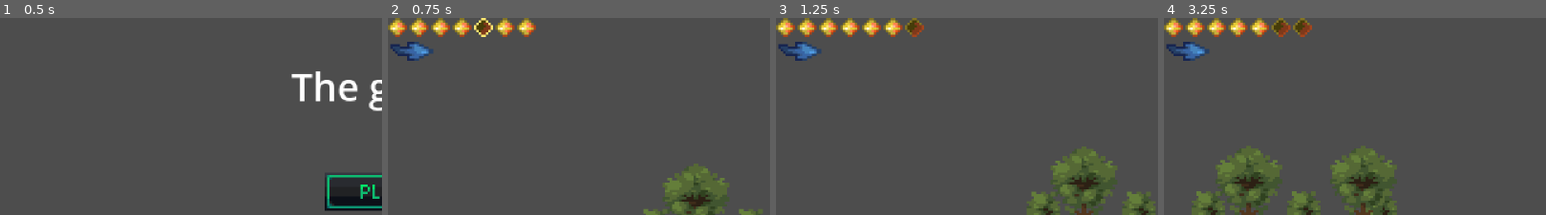
Above: before the commit, frames 1-4 (left to right).
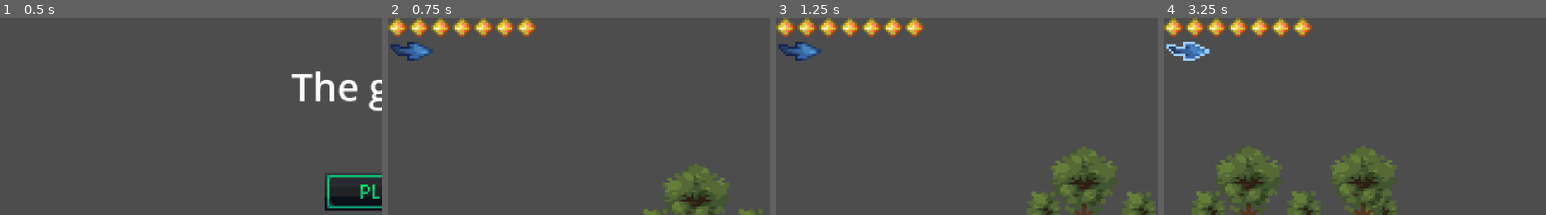
Above: after the commit, the same moments.

Repository: akent24/melonjam
Game: Godot game, scene res://scenes/control.tscn
Same seed, same stepped clock (60 frames per second), same inputs: the game is played once before the commit and once after it.
Inputs (mouse positions are % of the whole screen's width and height, from its top left):
- Up to frame 1 (0.5 s): no input
- Up to frame 2 (0.75 s): click (50, 44) at 0.5 s
- Up to frame 3 (1.25 s): no input
- Up to frame 4 (3.25 s): tap Enter (ui_accept) at 1.25, 1.52, 2.27 s; move the mouse to (72, 49) at 1.27 s; hold D (move_right) 1.28-2.78 s; tap Shift (dash) at 1.35, 2.3, 2.85 s; move the mouse to (30, 60) at 2.02 s; click (30, 60) at 2.1 s; move the mouse to (60, 30) at 2.77 s; hold A (move_left) from 2.78 s (still down)
The pictures show only the part of the screen within x 0-50%, y 0-50%; the shares and areas given below are measured in that part.

Frame 1 is identical in both runs. In frame 2, 0.3% of the frame differs, in the area x 22-28%, y 0-10%; in frame 3, 0.2%; in frame 4, 0.8%, in the area x 0-39%, y 0-22%.

Commit message:
test damage trigger removed

Diff:
--- a/scenes/level.tscn
+++ b/scenes/level.tscn
@@ -91,9 +91,6 @@
 physics_layer_1/collision_mask = 0
 sources/0 = SubResource("TileSetAtlasSource_w7c3h")
 
-[sub_resource type="RectangleShape2D" id="RectangleShape2D_yf5fn"]
-size = Vector2(110, 20)
-
 [node name="level" type="Node2D" unique_id=1709560737]
 script = ExtResource("1_mx8sn")
 
@@ -113,11 +110,3 @@
 position = Vector2(-56, 128)
 
 [node name="UI" parent="." unique_id=1818658930 instance=ExtResource("3_w8frs")]
-
-[node name="Area2D" type="Area2D" parent="." unique_id=1748114871]
-
-[node name="CollisionShape2D" type="CollisionShape2D" parent="Area2D" unique_id=1435481418]
-position = Vector2(104, 136)
-shape = SubResource("RectangleShape2D_yf5fn")
-
-[connection signal="body_entered" from="Area2D" to="CharacterBody2D" method="_on_area_2d_body_entered"]
--- a/scenes/main_hero.tscn
+++ b/scenes/main_hero.tscn
@@ -162,7 +162,7 @@
 "duration": 1.0,
 "texture": SubResource("AtlasTexture_siqv6")
 }],
-"loop": 0,
+"loop": 1,
 "name": &"dash",
 "speed": 13.0
 }, {
--- a/scenes/zombie.gd
+++ b/scenes/zombie.gd
@@ -1,5 +1,2 @@
 extends CharacterBody2D
-
-
-func _on_area_2d_body_entered(body: Node2D) -> void:
-	pass # Replace with function body.
+var damage = 1
--- a/scenes/zombie.tscn
+++ b/scenes/zombie.tscn
@@ -211,4 +211,6 @@
 frame = 2
 frame_progress = 0.31626555
 
+[node name="RayCast2D" type="RayCast2D" parent="." unique_id=192178933]
+
 [connection signal="body_entered" from="Area2D" to="." method="_on_area_2d_body_entered"]
--- a/scripts/main_hero.gd
+++ b/scripts/main_hero.gd
@@ -49,13 +49,12 @@
 			$AnimatedSprite2D.play("idle")
 		else:
 			$AnimatedSprite2D.play("walk")
-	if Input.is_action_just_pressed("dash") and dash_cooldown == 0.0:
+	if Input.is_action_just_pressed("dash") and dash_cooldown == 0.0 and is_attacking == false:
 		$AnimatedSprite2D.play("dash")
-		dash_cooldown = 2.0
+		dash_cooldown = 1.8
 		dash_timer = 0.2
 	move_and_slide()
 	attak()
-
 func attak() -> void:
 	if Input.is_action_just_pressed("attak"):
 		is_attacking = true
@@ -63,14 +62,12 @@
 		$Area2D/AnimatedSprite2D.visible = true
 		$Area2D/AnimatedSprite2D.play("attak")
 		$Area2D/CollisionShape2D.disabled = false
-
-func get_damage() -> void:
-	player_stats["player_hp"] -= 1
+func get_damage(amount: int) -> void:
+	player_stats["player_hp"] -= amount
 	update_hearts()
 func death() -> void:
 	if player_stats["player_hp"] <= 0:
 		get_tree().change_scene_to_file("res://scenes/game_over.tscn")
-
 func _on_animated_sprite_2d_animation_finished() -> void:
 	if $AnimatedSprite2D.animation == "attak":
 		$Area2D/CollisionShape2D.disabled = true
@@ -80,15 +77,11 @@
 	for i in range(1, 8):
 		var heart = UI.get_node("Heart" + str(i))
 		if i <= player_stats["player_hp"]:
-			heart.frame = 1
-			await get_tree().create_timer(0.02).timeout
 			heart.frame = 0
+			heart.offset.y = 0
 		else:
 			heart.frame = 1
-			await get_tree().create_timer(0.02).timeout
+			heart.offset.y = 1
+			await get_tree().create_timer(0.01).timeout
 			heart.frame = 2
 	death()
-
-
-func _on_area_2d_body_entered(body: Node2D) -> void:
-	get_damage()
